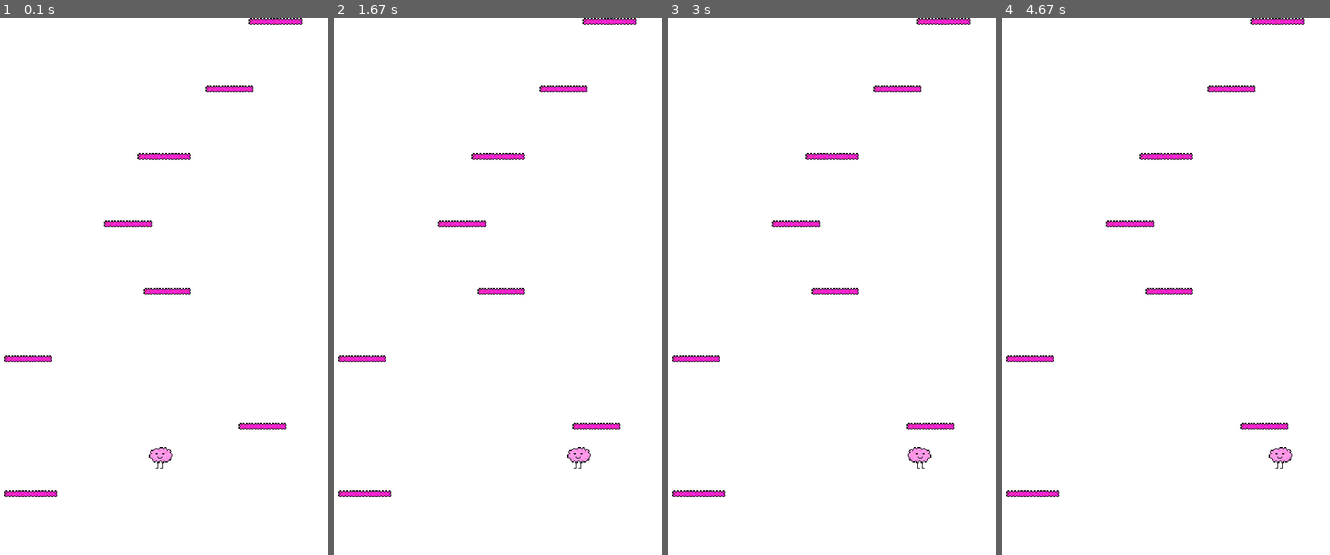
Above: before the commit, frames 1-4 (left to right).
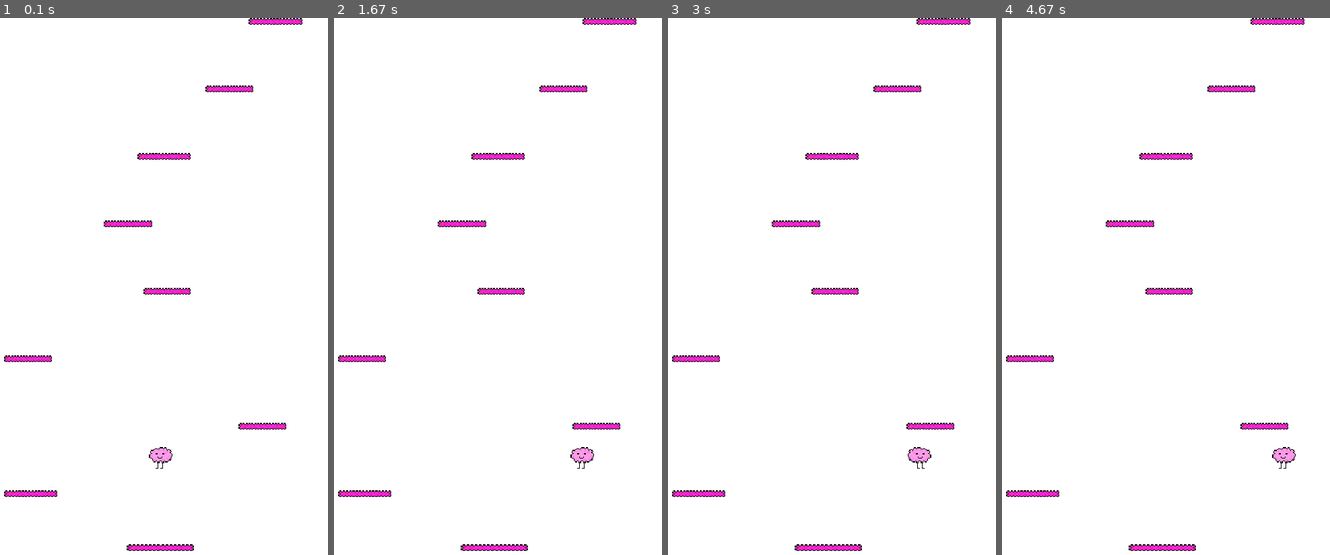
Above: after the commit, the same moments.

Repository: rico-0989903/WP1-BrainmanJump
Game: pygame game, started from game.py
Two runs of this game, one before a commit and one after it. Both use one fixed random seed, a clock stepped at 60 frames per second and the inputs below.
Inputs:
- Up to frame 1 (0.1 s): no input
- Up to frame 2 (1.67 s): hold D 0.33-0.8 s; hold D 0.83-1.3 s; hold A from 1.33 s (still down)
- Up to frame 3 (3 s): release A at 1.87 s; hold A 1.9-2.3 s; hold D 2.33-2.97 s
- Up to frame 4 (4.67 s): hold A 3-3.47 s; hold D 3.5-3.97 s; hold D 4-4.47 s; hold A from 4.5 s (still down)

The runs differ from the first frame. In frame 1, 0.2% of the frame differs, in the area x 38-60%, y 97-100%; in frame 2, 0.4%, in the area x 38-80%, y 79-100%; in frame 3, 0.2%; in frame 4, 0.4%.

Commit message:
Starting platform implemented

Diff:
--- a/game.py
+++ b/game.py
@@ -63,8 +63,6 @@
         if self.rect.right + SPEED > SCREEN_WIDTH:
             self.MoveLeft()
 
-
-# classes
 class Platform(pygame.sprite.Sprite):
     def __init__(self, x, y, width):
         pygame.sprite.Sprite.__init__(self)
@@ -76,6 +74,10 @@
 # platform group
 platform_group = pygame.sprite.Group()
 
+# start platform
+start_platform = Platform(SCREEN_WIDTH // 2 - 50, SCREEN_HEIGT - 20, 100)
+platform_group.add(start_platform)
+
 # temp platforms
 for p in range(MAX_PLATFORMS):
     p_w = random.randint(70, 80)
@@ -83,6 +85,7 @@
     p_y = p * 100
     platform = Platform(p_x, p_y, p_w)
     platform_group.add(platform)
+
 
 # game loop
 run = True
@@ -96,13 +99,15 @@
     screen.fill((WHITE))
 
     # drawing
+
     platform_group.draw(screen)
+
+    brainman.draw()
+
+
 
     #movement set
     brainman.MoveCheck()
-
-    #Player
-    brainman.draw()
 
     # events
     for event in pygame.event.get():
